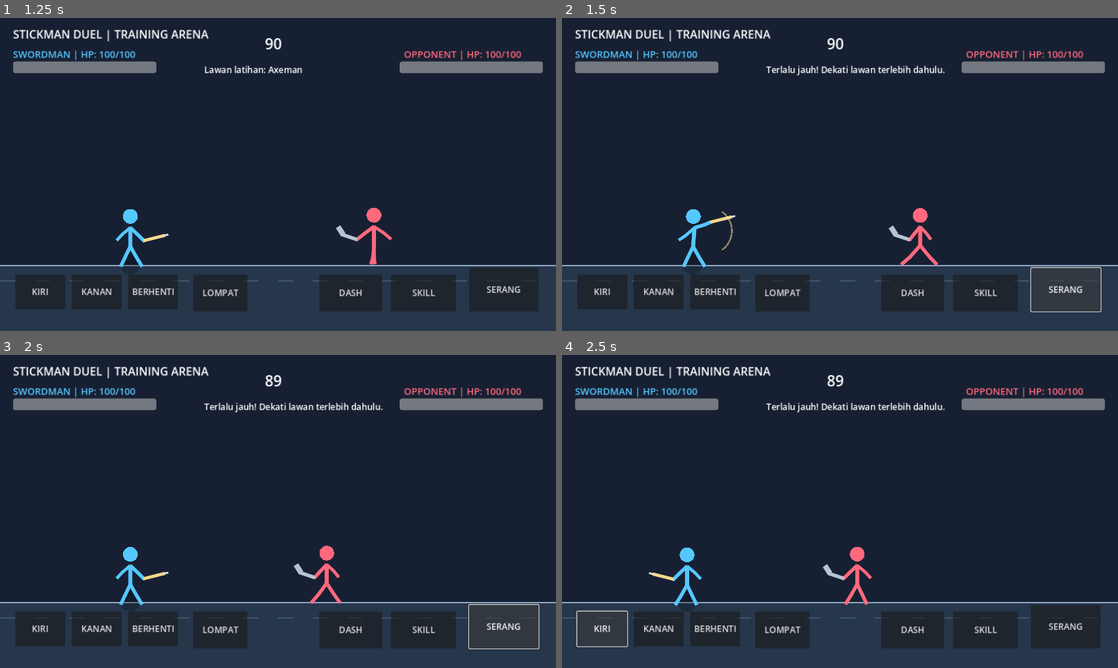
Above: before the commit, frames 1-4 (two rows, left to right).
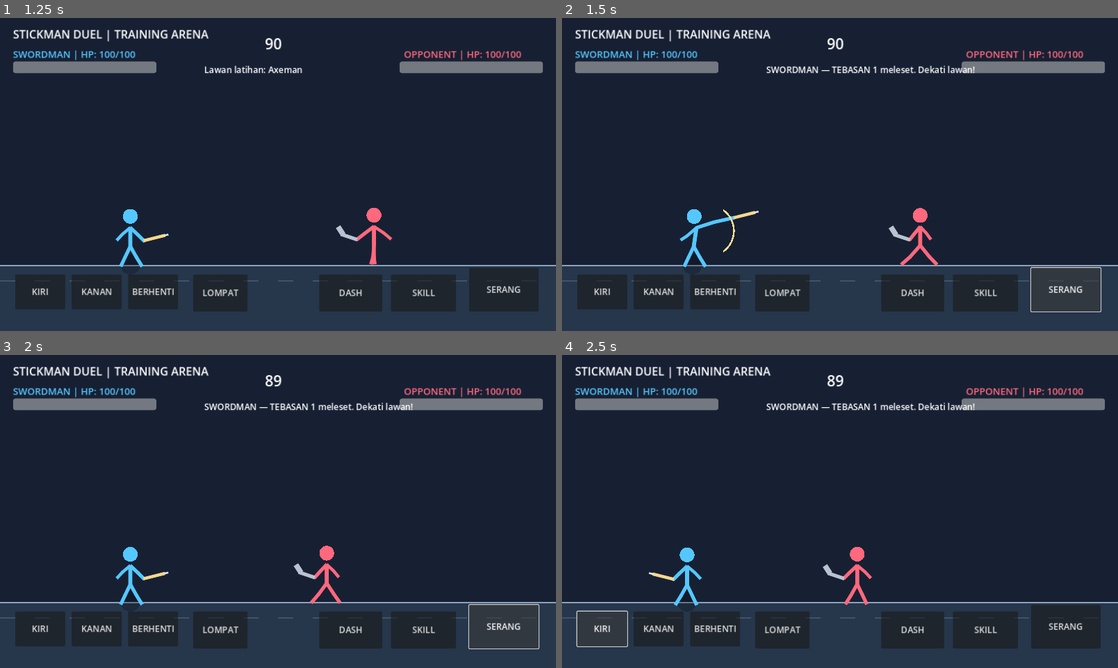
Above: after the commit, the same moments.

Repository: satriamada-web/stickman-duel
Game: Godot game, scene res://scenes/main.tscn
The game is run twice, just before and just after one commit, with the same random seed, the same clock (stepped at 60 frames per second) and the same inputs.
Inputs:
- Up to frame 1 (1.25 s): click "MULAI BERTARUNG" at 0.5 s
- Up to frame 2 (1.5 s): click "SERANG" at 1.25 s
- Up to frame 3 (2 s): no input
- Up to frame 4 (2.5 s): click "KIRI" at 2 s

Frame 1 is identical in both runs. In frame 2, 0.9% of the frame differs, in the area x 20-75%, y 15-80%; in frame 3, 0.6%; in frame 4, 0.6%.

Commit message:
Add three-hit combo attack system

Diff:
--- a/scripts/main.gd
+++ b/scripts/main.gd
@@ -24,6 +24,9 @@
 var jump_velocity := 0.0
 var player_facing := 1
 var attack_animation_time := 0.0
+var attack_animation_duration := 0.32
+var combo_step := 0
+var combo_window := 0.0
 var enemy_attack_animation_time := 0.0
 var animation_time := 0.0
 var player_hit_flash := 0.0
@@ -80,6 +83,9 @@
 	impact_effect_time = maxf(0.0, impact_effect_time - delta)
 	time_left = maxf(0.0, time_left - delta)
 	attack_cooldown = maxf(0.0, attack_cooldown - delta)
+	combo_window = maxf(0.0, combo_window - delta)
+	if combo_window <= 0.0:
+		combo_step = 0
 	skill_cooldown = maxf(0.0, skill_cooldown - delta)
 	skill_animation_time = maxf(0.0, skill_animation_time - delta)
 	dash_cooldown = maxf(0.0, dash_cooldown - delta)
@@ -138,7 +144,7 @@
 			var trail_offset := float(trail_index) * 17.0 * float(player_facing)
 			draw_line(Vector2(player_x - trail_offset, FLOOR_Y - 75.0), Vector2(player_x - trail_offset - 24.0 * float(player_facing), FLOOR_Y - 75.0), trail_color, 5.0 - float(trail_index) * 0.7, true)
 	draw_circle(Vector2(player_x, FLOOR_Y - 3.0), 23.0 - minf(jump_height * 0.035, 12.0), Color(0.02, 0.04, 0.08, 0.28))
-	_draw_fighter(player_x, FLOOR_Y - jump_height, player_tint, …(154 unchanged characters)… ation_time > attack_animation_time else 0.22, dash_time > 0.0, jump_height > 0.0)
+	_draw_fighter(player_x, FLOOR_Y - jump_height, player_tint, …(154 unchanged characters)… ation_time > attack_animation_time else attack_animation_duration, dash_time > 0.0, jump_height > 0.0)
 	_draw_fighter(enemy_x, FLOOR_Y, enemy_tint, -1, "AXE", absf(enemy_x - player_x) > 125.0, enemy_attack_animation_time, 0.24, false, false)
 	if impact_effect_time > 0.0:
 		var impact_y := FLOOR_Y - 78.0
@@ -306,6 +312,9 @@
 	enemy_x = 960.0
 	time_left = MATCH_LENGTH
 	attack_cooldown = 0.0
+	combo_step = 0
+	combo_window = 0.0
+	attack_animation_duration = 0.32
 	skill_cooldown = 0.0
 	skill_animation_time = 0.0
 	dash_cooldown = 0.0
@@ -363,18 +372,41 @@
 func _attack() -> void:
 	if not game_started or match_over or attack_cooldown > 0.0:
 		return
-	attack_cooldown = 0.65
-	attack_animation_time = 0.22
+
+	# Tiga input berurutan dalam jendela waktu membentuk combo.
+	if combo_window > 0.0:
+		combo_step = (combo_step % 3) + 1
+	else:
+		combo_step = 1
+	combo_window = 0.85
+	attack_cooldown = 0.28
+	attack_animation_duration = 0.32
+	attack_animation_time = attack_animation_duration
+
 	var stats: Dictionary = CHARACTERS[selected_character]
+	var base_damage := int(stats["damage"])
+	var combo_multiplier := 1.0
+	match combo_step:
+		2:
+			combo_multiplier = 1.2
+		3:
+			combo_multiplier = 1.55
+			attack_animation_duration = 0.42
+			attack_animation_time = attack_animation_duration
+	var damage := roundi(float(base_damage) * combo_multiplier)
 	var attack_range := 190.0 if selected_character == "Spearman" else 155.0
+	var combo_names := ["", "TEBASAN 1", "TEBASAN 2", "FINISHER!"]
+
 	if absf(enemy_x - player_x) <= attack_range:
-		enemy_hp = maxi(0, enemy_hp - int(stats["damage"]))
+		enemy_hp = maxi(0, enemy_hp - damage)
 		enemy_hit_flash = 0.18
 		impact_effect_time = 0.24
 		impact_effect_x = enemy_x
-		status_label.text = "SERANGAN %s! Lawan kehilangan %d HP." % [selected_character.to_upper(), stats["damage"]]
-	else:
-		status_label.text = "Terlalu jauh! Dekati lawan terlebih dahulu."
+		status_label.text = "%s — %s! Lawan kehilangan %d HP." % [selected_character.to_upper(), combo_names[combo_step], damage]
+	else:
+		status_label.text = "%s — %s meleset. Dekati lawan!" % [selected_character.to_upper(), combo_names[combo_step]]
+	_update_ui()
+	queue_redraw()
 
 
 
